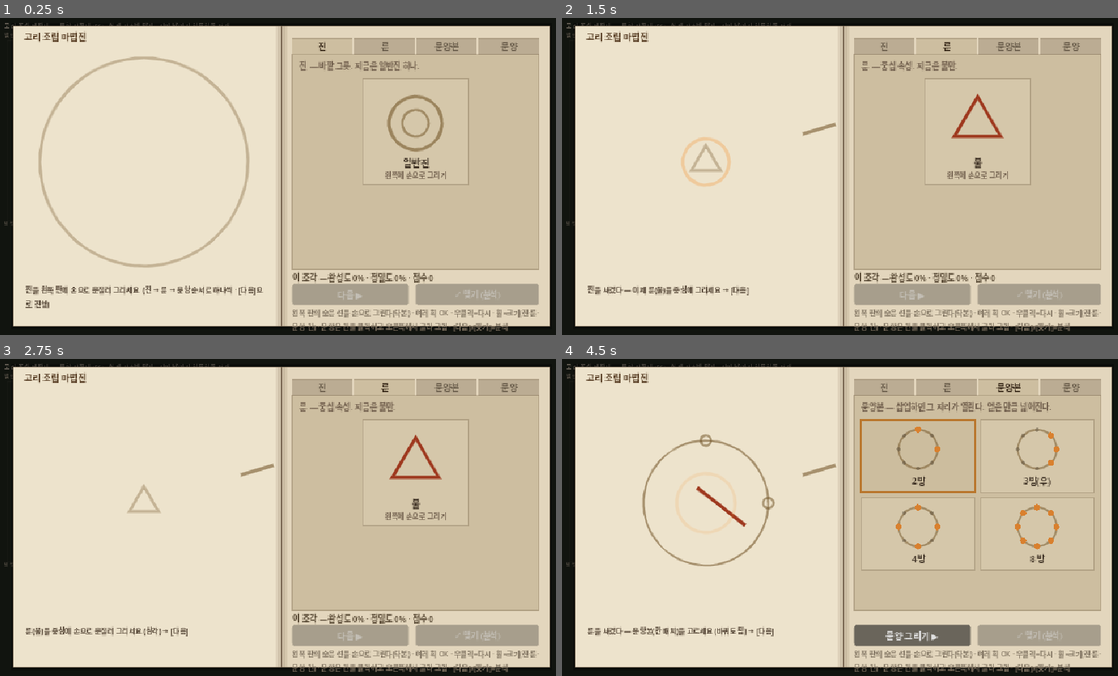
Above: before the commit, frames 1-4 (two rows, left to right).
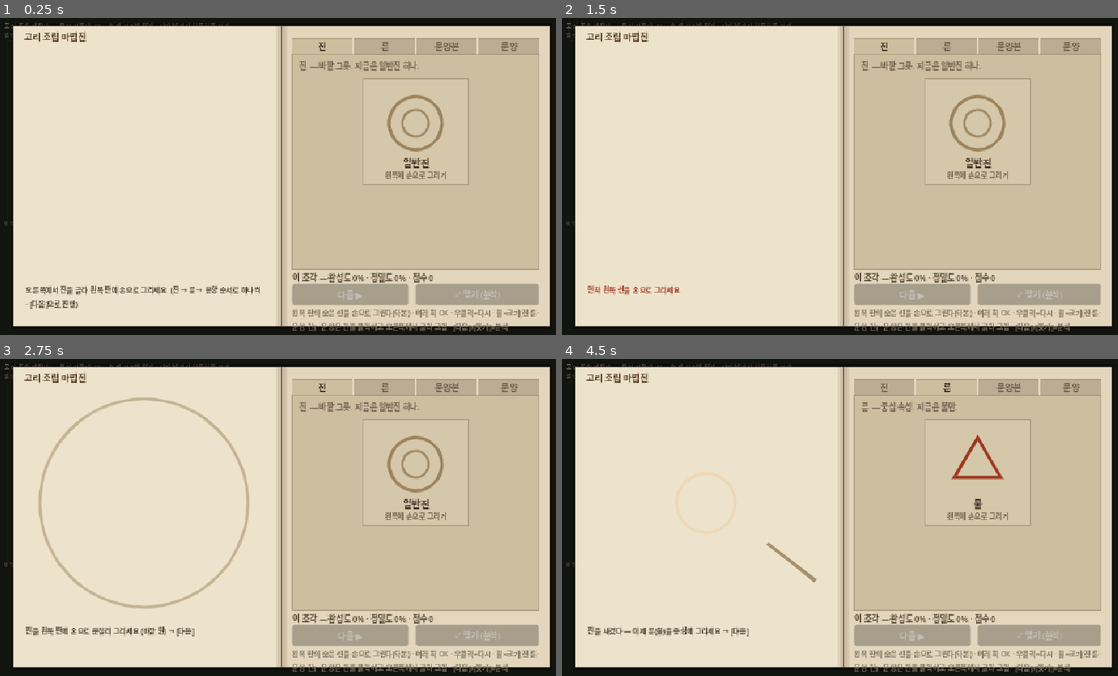
Above: after the commit, the same moments.

Repository: djgnfj-svg/tockbon
Game: Godot game, scene res://tests/test_ring_forge_panel.tscn
Two runs of this game, one before a commit and one after it. Both use one fixed random seed, a clock stepped at 60 frames per second and the inputs below. This scene is started directly instead of the project's main scene.
Inputs (mouse positions are in pixels of both pictures, inside the frame that each line leads up to):
- Up to frame 1 (0.25 s): no input
- Up to frame 2 (1.5 s): tap Enter at 0.5 s; drag from (706, 160) to (901, 106) at 0.52 s; click (912, 293) at 1.25 s, where only the run before the commit has a clickable "다음 ▶"
- Up to frame 3 (2.75 s): tap Space at 2 s; drag from (417, 495) to (255, 580) at 2.02 s
- Up to frame 4 (4.5 s): tap Enter at 2.75, 4.25 s; move the mouse to (901, 447) at 2.77 s; hold D (move_right) 2.78-3.5 s; tap Q at 2.85 s; tap Space at 3.5 s; drag from (817, 580) to (673, 469) at 3.52 s; move the mouse to (1012, 565) at 4.27 s; hold A (move_left) from 4.28 s (still down); tap Shift at 4.35 s

The runs differ from the first frame. In frame 1, 1.9% of the frame differs, in the area x 4-48%, y 12-92%; in frame 2, 2.0%; in frame 3, 2.9%; in frame 4, 6.5%, in the area x 4-96%, y 7-91%.

Commit message:
feat(drawing): 진·룬도 눌러야 밑그림이 뜬다 — 룬이 늘어날 걸 전제로 인덱스로
사용자: *"이게 눌러야 뜨게 해줘 룬이 나중에는 추가된다는 것을 전제로 작업해야지 ㅇㅇ
진도 확인해주고"*

■ 진도 같은 문제였다 (확인 요청에 대한 답)
`_refresh_trace`가 단계에 닿는 순간 `_set_trace`로 **밑그림을 곧바로 세웠다** — 진·룬 둘 다.
직전 커밋에서 문양 칸만 클릭식으로 고쳐 놔, 같은 책 안에서 조작이 **두 갈래로 갈려 있었다**:
문양은 골라야 뜨는데 진·룬은 저절로 떠 있었다. 이제 셋 다 "오른쪽에서 고르면 왼쪽에 뜬다".

■ 🔴 bool이 아니라 인덱스인 이유 (사용자의 "전제")
bool은 "골랐나"만 알고 **"어느 룬인가"를 못 담는다**. 룬이 불·물·바람으로 늘면 bool을
인덱스로 바꾸느라 호출부를 전부 다시 건드려야 한다 — 지금 종류가 하나씩이라 0만 유효하지만
**API는 이미 인덱스를 받는다**. 늘릴 때 `set_defs`가 배열을 받게 하고 `_build_guide`가
idx별로 다른 모양을 그리면 여기는 그대로다. `choose_rune(idx)` 호출부도 안 바뀐다.

- `_jin_idx`/`_rune_idx` (-1 = 미선택) — 문양 칸(`_trace_slot`)과 **같은 규약**
- `choose_jin(idx=0)` / `choose_rune(idx=0)` 공개 API · `jin_idx()`/`rune_idx()` 관측점
- `_build_guide`가 미선택이면 빈 가이드 · `clear_all`이 리셋
- advance 가드 — 안 그러면 **그린 적 없는 진이 0점으로 잠긴다** (밑그림도 안 떴는데)
- 시작 안내문: "진을 그리세요" → "오른쪽에서 진을 골라 …" (고르는 게 먼저다)

■ 검증
- 전 스위트 그린 (SCRIPT ERROR 0) · 신규 ⑯(진·룬 미선택→고르기 전 과정)
- 🔴 뮤테이션 2종: 미선택 빈-가이드를 떼면 1개 실패 · advance 가드를 떼면 **7개 실패**
- 🔴 에디터 스샷/실측: 책을 열면 **판이 완전히 빈다**([다음]도 비활성) → 진 셀 클릭 =
  guide 0→73 · 룬 단계 도착 = guide 0 → 룬 셀 클릭 = guide 0→37

Co-Authored-By: Claude Opus 4.8 (1M context) <noreply@anthropic.com>
Claude-Session: https://claude.ai/code/session_01UrY52NF89pNUFXM3zg57yr

Diff:
--- a/src/drawing/ring_board.gd
+++ b/src/drawing/ring_board.gd
@@ -100,6 +100,16 @@
 
 var _trace := TraceTarget.NONE          # 지금 그릴 대상
 var _trace_slot := -1                   # GLYPH일 때 채울 칸
+## 🔴 **고른 진·룬** (세션 25). -1 = 아직 안 골랐다 = 밑그림이 안 뜬다 — 문양 칸(`_trace_slot`)과
+## 같은 규약이다. 예전엔 단계에 들어가는 순간 밑그림이 저절로 서 있었다
+## (사용자: "이게 눌러야 뜨게 해줘").
+##
+## ⚠ **bool이 아니라 인덱스인 이유** (사용자: "룬이 나중에는 추가된다는 것을 전제로 작업해야지"):
+## bool은 "골랐나"만 알고 **"어느 룬인가"를 못 담는다**. 룬이 불·물·바람으로 늘면 그때 bool을
+## 인덱스로 바꾸느라 호출부를 전부 다시 건드려야 한다 — 지금은 종류가 하나씩이라 0만 유효하지만
+## API는 이미 인덱스를 받는다. 늘릴 때 `set_defs`가 배열을 받게 하면 여기는 그대로다.
+var _jin_idx := -1
+var _rune_idx := -1
 var _drawing := false                   # 마우스 버튼 누른 채 긋는 중
 var _jin_scale := 1.0                   # 진 크기 (마우스 휠)
 var _rune_scale := 1.0                  # 룬 크기 (마우스 휠)
@@ -166,6 +176,8 @@
 func _refresh_trace() -> void:
 	match _asm.stage():
 		STAGE_JIN:
+			# 🔴 진도 **오른쪽에서 골라야** 밑그림이 뜬다 (세션 25) — 문양 칸과 같은 규약이다.
+			# 안 골랐으면 `_jin_idx = -1` → 빈 가이드. (`_build_guide` 참조)
 			if not _asm.has_jin():
 				_set_trace(TraceTarget.JIN, -1)
 				return
@@ -207,11 +219,16 @@
 	var ro := _outer_radius()
 	match target:
 		TraceTarget.JIN:
+			# 🔴 안 골랐으면 밑그림이 없다 (세션 25) — 오른쪽 진 셀을 클릭해야 뜬다.
+			if _jin_idx < 0:
+				return pts
 			# 바깥 원 둘레 (닫힌 고리) — 휠 크기 반영
 			var jr := _jin_radius()
 			for i in GUIDE_CIRCLE_N + 1:
 				pts.append(ctr + Vector2.from_angle(TAU * float(i) / float(GUIDE_CIRCLE_N)) * jr)
 		TraceTarget.RUNE:
+			if _rune_idx < 0:
+				return pts
 			# 중심 삼각형 세 변 (_draw_rune과 같은 꼭짓점) — 변마다 촘촘히, 닫힌 형. 휠 크기 반영
 			var s := _rune_size()
 			var v := PackedVector2Array([
@@ -317,9 +334,14 @@
 func advance() -> String:
 	if _trace == TraceTarget.NONE:
 		return "none"
-	# 🔴 칸을 아직 안 골랐다 (세션 25의 미선택 상태) — 잠글 조각이 없다. 그냥 넘기면
-	# `_piece_key(GLYPH, -1)`이라는 유령 키에 점수가 저장된다.
+	# 🔴 아직 안 골랐다 (세션 25의 미선택 상태) — 잠글 조각이 없다.
+	# 문양: 그냥 넘기면 `_piece_key(GLYPH, -1)`이라는 유령 키에 점수가 저장된다.
+	# 진·룬: 그냥 넘기면 **그린 적 없는 진이 0점으로 잠긴다** (밑그림도 안 떴는데).
 	if _trace == TraceTarget.GLYPH and _trace_slot < 0:
+		return "none"
+	if _trace == TraceTarget.JIN and _jin_idx < 0:
+		return "none"
+	if _trace == TraceTarget.RUNE and _rune_idx < 0:
 		return "none"
 	var done := _trace
 	var slot := _trace_slot
@@ -474,6 +496,38 @@
 	queue_redraw()
 
 
+## 🔴 **진을 고른다** (오른쪽 진 셀 클릭) → 왼쪽에 밑그림이 선다 (세션 25).
+## idx = 진 종류 (지금은 0만 — Db에 일반진 하나뿐이다. 늘어나면 그대로 인덱스가 는다).
+## ⚠ 진 단계가 아니면 무시한다 — 이미 잠근 진을 다시 고르는 건 [다시 그리기]의 일이다.
+func choose_jin(idx: int = 0) -> void:
+	if _asm.stage() != STAGE_JIN or _asm.has_jin():
+		return
+	_jin_idx = maxi(idx, 0)
+	_set_trace(TraceTarget.JIN, -1)     # 고른 진으로 밑그림을 세운다
+	queue_redraw()
+	score_changed.emit(_scorer.piece_score())
+
+
+## 🔴 **룬을 고른다** (오른쪽 룬 셀 클릭) → 중심에 밑그림이 선다 (세션 25).
+## idx = 룬 종류. 지금은 불(0)뿐이지만 물·바람이 늘면 **여기로 들어온다** — 그때
+## `_build_guide`가 idx별로 다른 모양을 그리면 된다 (지금은 어느 idx든 삼각).
+func choose_rune(idx: int = 0) -> void:
+	if _asm.stage() != STAGE_RUNE or _asm.has_rune():
+		return
+	_rune_idx = maxi(idx, 0)
+	_set_trace(TraceTarget.RUNE, -1)
+	queue_redraw()
+	score_changed.emit(_scorer.piece_score())
+
+
+## 고른 진·룬 (테스트·UI의 관측점). -1 = 아직 안 골랐다.
+func jin_idx() -> int:
+	return _jin_idx
+
+func rune_idx() -> int:
+	return _rune_idx
+
+
 ## 🔴 문양본을 삽입한다 — 이 칸들만 열린다. 닫힌 칸의 문양은 걷어낸다.
 func set_template(open_slots: Array) -> void:
 	_asm.set_template(open_slots)
@@ -485,6 +539,8 @@
 func clear_all() -> void:
 	_asm.clear()
 	_scorer.clear()
+	_jin_idx = -1                        # 빈 판 = 아무것도 안 고른 상태 (밑그림 없음)
+	_rune_idx = -1
 	_jin_scale = 1.0
 	_rune_scale = 1.0
 	_glyph_scale = {}
--- a/src/drawing/ring_forge_panel.gd
+++ b/src/drawing/ring_forge_panel.gd
@@ -66,7 +66,8 @@
 ## 펑 섬광이 가시는 시간 — 연출값(밸런스 아님). 짧아야 "터졌다"로 읽히고 길면 화면 전환처럼 보인다
 const BURST_SEC := 0.45
 
-const Copy_START := "진을 왼쪽 판에 손으로 문질러 그리세요  (진 → 룬 → 문양 순서로 하나씩 · [다음]으로 진행)"
+## 🔴 세션 25: **고르는 게 먼저다** — 오른쪽 셀을 눌러야 왼쪽에 밑그림이 뜬다 (진·룬·문양 전부).
+const Copy_START := "오른쪽에서 진을 골라 왼쪽 판에 손으로 그리세요  (진 → 룬 → 문양 순서로 하나씩 · [다음]으로 진행)"
 
 ## 🔴 `class_name` 없이도 정적 타입을 받는다 — `const X := preload(...)`를 타입으로 쓸 수 있다.
 ## 예전엔 `Control`로 받아 `.call(&"...")`로 더듬었고, 오타가 파싱이 아니라 **런타임에** 터졌다.
@@ -240,16 +241,24 @@
 			return RingBook.TAB_TEMPLATE
 
 
-## 진 탭 셀을 눌렀다 — 왼쪽 판에 손으로 **문지르라**는 안내만 (열람용).
+## 🔴 진 탭 셀을 눌렀다 → **왼쪽에 밑그림이 선다** (세션 25). 예전엔 안내만 띄웠고 밑그림은
+## 단계에 들어가는 순간 이미 서 있었다 (사용자: "이게 눌러야 뜨게 해줘").
 func _on_jin_selected() -> void:
-	if _board.stage() == RingBoard.STAGE_JIN:
-		_set_say("진을 왼쪽 판에 손으로 문질러 그리세요 (바깥 원) → [다음]", false)
-
-
-## 룬 탭 셀 — 마찬가지로 안내만.
+	if _board.stage() != RingBoard.STAGE_JIN:
+		return
+	_board.choose_jin()
+	_set_say("진을 왼쪽 판에 손으로 문질러 그리세요 (바깥 원) → [다음]", false)
+	_refresh_buttons()
+
+
+## 룬 탭 셀 — 마찬가지. ⚠ 룬이 불·물·바람으로 늘면 **셀마다 idx를 실어** choose_rune(idx)로
+## 넘긴다 (지금은 Db에 불 하나뿐이라 책이 idx를 안 준다).
 func _on_rune_selected() -> void:
-	if _board.stage() == RingBoard.STAGE_RUNE:
-		_set_say("룬(불)을 중심에 손으로 문질러 그리세요 (삼각) → [다음]", false)
+	if _board.stage() != RingBoard.STAGE_RUNE:
+		return
+	_board.choose_rune()
+	_set_say("룬(불)을 중심에 손으로 문질러 그리세요 (삼각) → [다음]", false)
+	_refresh_buttons()
 
 
 ## 🔴 문양 **고르기** (오른쪽 문양 셀 클릭). 얹기는 왼쪽 판에 손으로 문지른다 — 칸마다.
--- a/tests/test_ring_assembly_auto.gd
+++ b/tests/test_ring_assembly_auto.gd
@@ -63,7 +63,17 @@
 
 
 ## 지금 가이드 위를 정확히 문지른다 — 조각을 잠글 수 있는 상태로 만든다.
+## 🔴 세션 25: 진·룬은 **골라야** 밑그림이 뜬다 (사용자: "이게 눌러야 뜨게 해줘").
+## 아직 안 골랐으면 골라 준다 — 이 파일의 관심은 조립 상태기계지 고르기가 아니다
+## (고르기 계약은 test_ring_trace_auto ⑯이 본다).
 func _rub(b) -> void:
+	match int(b.call(&"stage")):
+		b.STAGE_JIN:
+			if int(b.call(&"jin_idx")) < 0:
+				b.call(&"choose_jin")
+		b.STAGE_RUNE:
+			if int(b.call(&"rune_idx")) < 0:
+				b.call(&"choose_rune")
 	b.call(&"begin_stroke")
 	for p in b.call(&"guide_points"):
 		b.call(&"trace_stroke", p)
--- a/tests/test_ring_trace_auto.gd
+++ b/tests/test_ring_trace_auto.gd
@@ -44,6 +44,7 @@
 	_test_pen_grades_registered()
 	_test_strokes_accumulate()
 	_test_clear_stroke_wipes()
+	_test_jin_rune_need_picking()
 
 	if failures == 0:
 		print("TEST_RING_TRACE_OK — 전 항목 통과")
@@ -188,16 +189,54 @@
 	b.queue_free()
 
 
+# ── 🔴 ⑯ 진·룬도 **골라야** 밑그림이 뜬다 (세션 25) ──
+# 사용자: *"이게 눌러야 뜨게 해줘 룬이 나중에는 추가된다는 것을 전제로 작업해야지 ㅇㅇ 진도 확인해주고"*
+# 예전엔 단계에 들어가는 순간 밑그림이 저절로 서 있었다 — 문양 칸만 클릭식이라 조작이 갈렸고,
+# 룬이 불·물·바람으로 늘면 "어느 룬의 밑그림이냐"에 답할 수가 없다.
+# 🔴 인덱스인 이유: bool은 "골랐나"만 알고 **"어느 룬인가"를 못 담는다**.
+func _test_jin_rune_need_picking() -> void:
+	var b = _BoardScript.new()
+	b.size = Vector2(268, 268)
+	root.add_child(b)
+	b.call(&"clear_all")     # 🔴 _make_board와 달리 **안 고른 채로** 시작한다
+	_check(int(b.call(&"jin_idx")) == -1, "빈 판 = 진 미선택")
+	_check(b.call(&"guide_points").is_empty(), "진을 안 골랐으면 밑그림이 없다")
+	_check(String(b.call(&"advance")) == "none", "안 고른 채 [다음] = 아무 일도 없다")
+	_check(not bool(b.call(&"has_jin")), "그린 적 없는 진이 0점으로 잠기지 않는다")
+
+	b.call(&"choose_jin")
+	_check(int(b.call(&"jin_idx")) == 0, "진을 고르면 인덱스가 잡힌다")
+	_check(b.call(&"guide_points").size() > 2, "진을 고르면 밑그림이 선다")
+	_rub_exact(b)
+	b.call(&"advance")
+
+	# 룬도 같은 규약 — 진을 잠갔다고 룬 밑그림이 저절로 서 있으면 안 된다
+	_check(int(b.call(&"stage")) == b.STAGE_RUNE, "룬 단계")
+	_check(int(b.call(&"rune_idx")) == -1, "룬 단계 도착 = 룬 미선택")
+	_check(b.call(&"guide_points").is_empty(), "룬을 안 골랐으면 밑그림이 없다")
+	_check(String(b.call(&"advance")) == "none", "룬을 안 고른 채 [다음] = 무동작")
+	b.call(&"choose_rune")
+	_check(b.call(&"guide_points").size() > 2, "룬을 고르면 밑그림이 선다")
+	b.queue_free()
+
+
+## 🔴 세션 25: 진·룬도 **골라야** 밑그림이 뜬다 (사용자: "이게 눌러야 뜨게 해줘").
+## 대부분의 테스트는 그리기를 보므로 여기서 진을 골라 준다 — 미선택 계약 자체는 ⑯이 본다.
 func _make_board():
 	var b = _BoardScript.new()
 	b.size = Vector2(268, 268)
 	root.add_child(b)
 	b.call(&"clear_all")
+	b.call(&"choose_jin")
 	return b
 
 
 ## 지금 가이드 위를 정확히 문지른다 (dev=0 → 정밀도 최대).
+## 🔴 세션 25: 룬 단계에 막 닿았으면 **골라 준다** — 안 고르면 밑그림이 없어 그릴 게 없다.
+## (테스트의 관심은 "그리기"다. 고르기 계약 자체는 ⑯이 본다.)
 func _rub_exact(b) -> void:
+	if int(b.call(&"stage")) == b.STAGE_RUNE and int(b.call(&"rune_idx")) < 0:
+		b.call(&"choose_rune")
 	b.call(&"begin_stroke")
 	for p in b.call(&"guide_points"):
 		b.call(&"trace_stroke", p)
